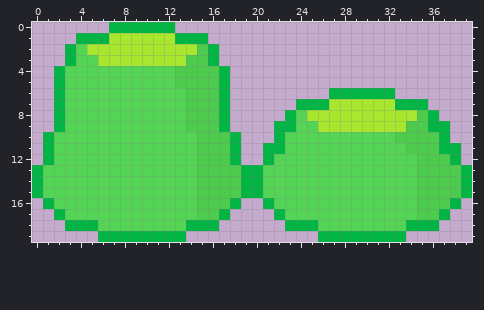
Two states of a pixel-art sprite, assets/art/Characters_Interactables/button_green.png. The picture above was drawn from the file before the commit.
The file is 40x20 pixels.
New version:
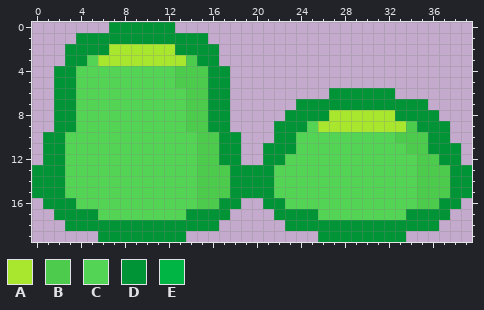
Palette (. is transparent): A #a8e72e  B #4ccb4c  C #54d454  D #009437  E #00b543
Difference:
@@ x 0..39 @@
- 0 .......EEEEEE...........................
- 1 ....EEEAAAAAAEEE........................
- 2 ...ECAAAAAAAAAABE.......................
- 3 ...ECCAAAAAAAABBE.......................
- 4 ..ECCCCCCCCCCBBBBE......................
- 5 ..ECCCCCCCCCCBBBBE......................
- 6 ..ECCCCCCCCCCCBBBE.........EEEEEE.......
- 7 ..ECCCCCCCCCCCBBBE......EEEAAAAAAEEE....
- 8 ..ECCCCCCCCCCCBBBE.....ECAAAAAAAAAABE...
- 9 ..ECCCCCCCCCCCBBBE....EECCAAAAAAAABBEE..
-10 .ECCCCCCCCCCCCCBBBE...ECCCCCCCCCCBBBBE..
-11 .ECCCCCCCCCCCCCBBBE..EECCCCCCCCCCCBBBEE.
-12 .ECCCCCCCCCCCCCBBBE..ECCCCCCCCCCCCCBBBE.
-13 ECCCCCCCCCCCCCCBBBBEECCCCCCCCCCCCCCBBBBE
-14 ECCCCCCCCCCCCCCBBBBEECCCCCCCCCCCCCCBBBBE
-15 ECCCCCCCCCCCCCCBBBBEECCCCCCCCCCCCCCBBBBE
-16 .ECCCCCCCCCCCCCBBBE..ECCCCCCCCCCCCCBBBE.
-17 ..ECCCCCCCCCCCCBBE....ECCCCCCCCCCCCBBE..
-18 ...EEECCCCCCCCEEE......EEECCCCCCCCEEE...
-19 ......EEEEEEEE............EEEEEEEE......
+ 0 .......DDDDDD...........................
+ 1 ....DDDDDDDDDDDD........................
+ 2 ...DDDDAAAAAADDDD.......................
+ 3 ...DDCAAAAAAAABDD.......................
+ 4 ..DDCCCCCCCCCBBBDD......................
+ 5 ..DDCCCCCCCCCBBBDD......................
+ 6 ..DDCCCCCCCCCCBBDD.........DDDDDD.......
+ 7 ..DDCCCCCCCCCCBBDD......DDDDDDDDDDDD....
+ 8 ..DDCCCCCCCCCCBBDD.....DDDDAAAAAADDDD...
+ 9 ..DDCCCCCCCCCCBBDD....DDDCAAAAAAAABDDD..
+10 .DDCCCCCCCCCCCCBBDD...DDCCCCCCCCCBBBDD..
+11 .DDCCCCCCCCCCCCBBDD..DDDCCCCCCCCCCBBDDD.
+12 .DDCCCCCCCCCCCCBBDD..DDCCCCCCCCCCCCBBDD.
+13 DDDCCCCCCCCCCCCBBBDDDDCCCCCCCCCCCCCBBBDD
+14 DDDCCCCCCCCCCCCBBBDDDDCCCCCCCCCCCCCBBBDD
+15 DDDCCCCCCCCCCCCBBBDDDDCCCCCCCCCCCCCBBBDD
+16 .DDDCCCCCCCCCCCBBDD..DDCCCCCCCCCCCCBBDD.
+17 ..DDDDCCCCCCCCDDDD....DDDDCCCCCCCCDDDD..
+18 ...DDDDDDDDDDDDDD......DDDDDDDDDDDDDD...
+19 ......DDDDDDDD............DDDDDDDD......
Boxes around the changes in both pictures, in picture pixels (x1, y1, x2, y2):
changed: (32, 22, 472, 242)
